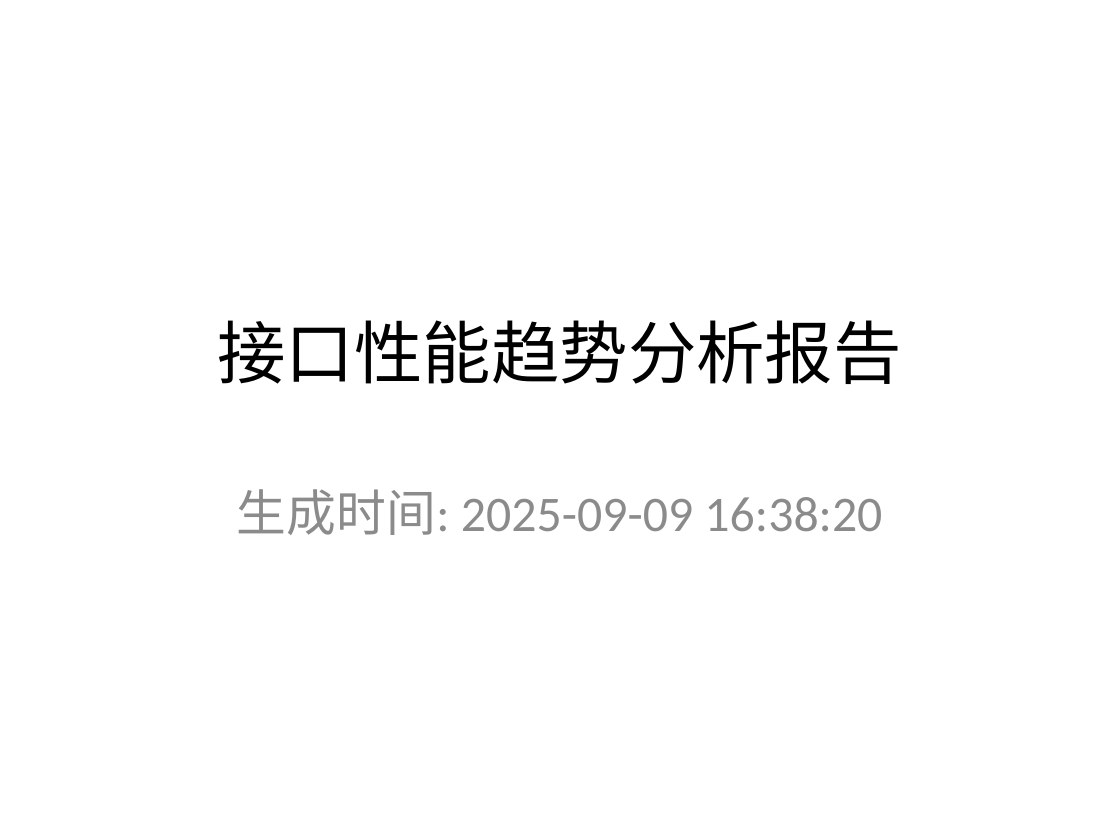
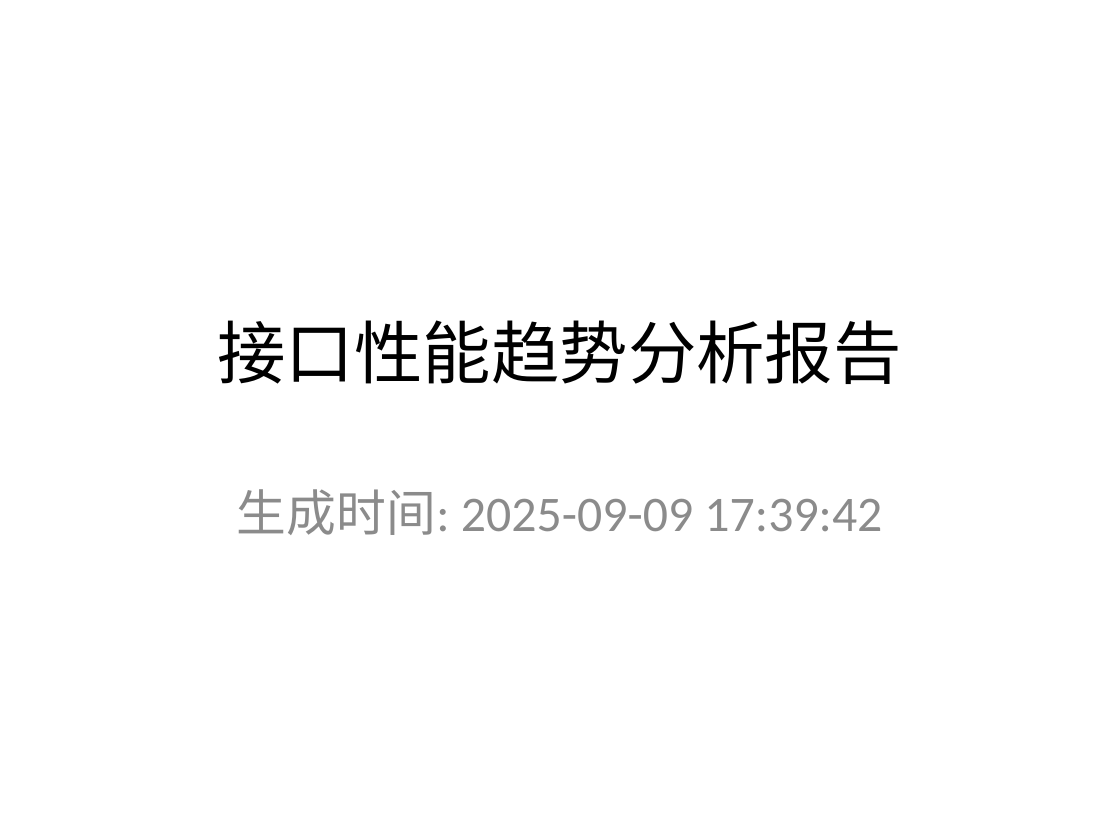
Before and after one commit to casparcao/spiders, a slide deck: slide 1 of performance/interface_performance_analysis/performance_analysis_report.pptx. Drawn at 1120x840 pixels with LibreOffice and Linux fonts; fonts in the diff are those of the drawing. Boxes give left, top, right and bottom in pixels: in the first picture for what was removed or moved away, otherwise in the second. Text is boxed around its words. In the diff, an @@ line names an element or a change of style, - is before the commit and + after.

```diff
--- a/performance/interface_performance_analysis/performance_analysis_report.pptx
+++ b/performance/interface_performance_analysis/performance_analysis_report.pptx
@@ subtitle at [237, 489, 882, 535]: text changed @@
-生成时间: 2025-09-09 16:38:20
+生成时间: 2025-09-09 17:39:42
```
Also in this commit, not shown: 6 other files.
